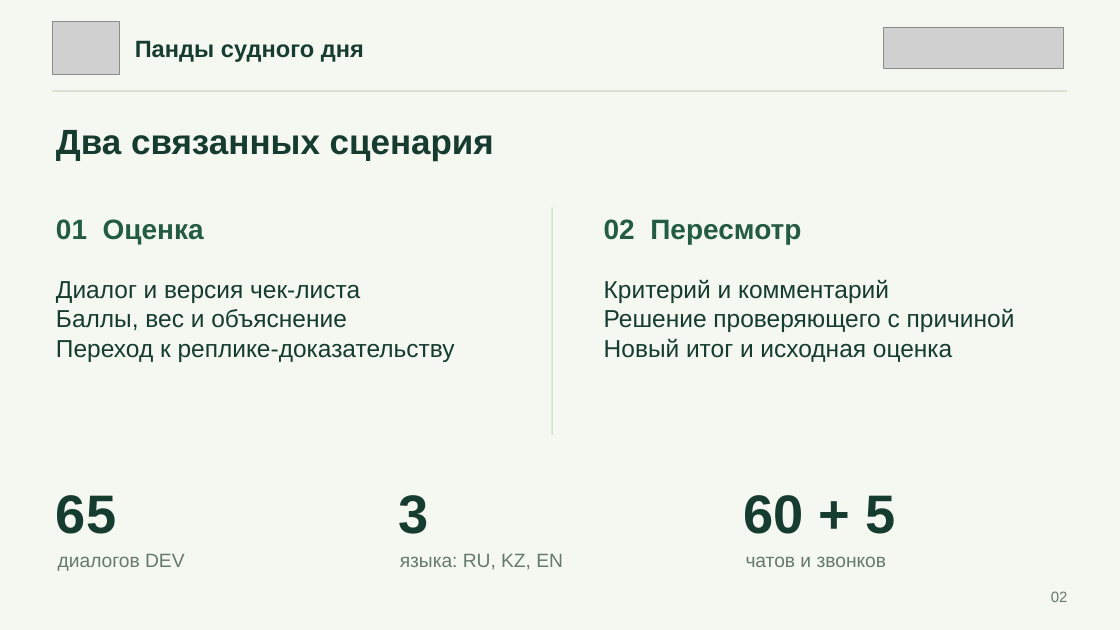
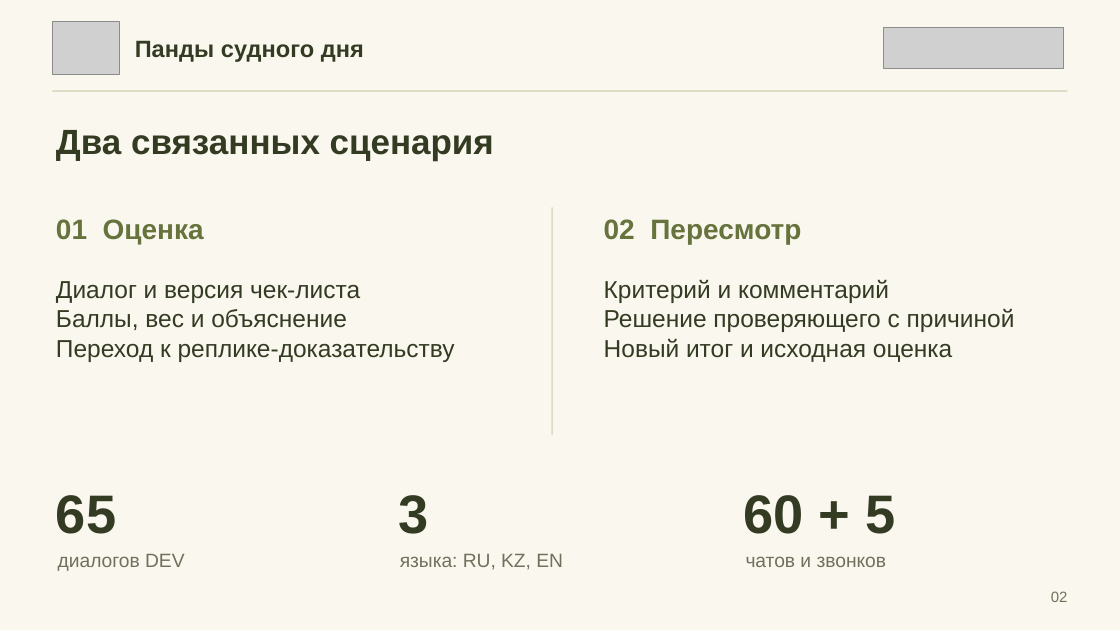
Before and after one commit to Aleks-48/panda-sudnogo-dnya., a slide deck: slide 2 of Анаис/presentation/Pandy_sudnogo_dnya_CQA.pptx. Drawn at 1120x630 pixels with LibreOffice and Linux fonts; fonts in the diff are those of the drawing; grey boxes stand for pictures. Boxes give left, top, right and bottom in pixels: in the first picture for what was removed or moved away, otherwise in the second. Text is boxed around its words. In the diff, an @@ line names an element or a change of style, - is before the commit and + after.

```diff
--- a/Анаис/presentation/Pandy_sudnogo_dnya_CQA.pptx
+++ b/Анаис/presentation/Pandy_sudnogo_dnya_CQA.pptx
@@ background #F5F7F1 to #FAF7EE @@
@@ text "01 Оценка" at bbox=[56, 219, 204, 244]: text colour #235C43 to #66733D @@
@@ text "02 Пересмотр" at bbox=[604, 219, 801, 244]: text colour #235C43 to #66733D @@
@@ text colour #163C30 to #343B23 in 7 elements at bbox=[135, 40, 364, 62], bbox=[56, 130, 494, 161], bbox=[56, 281, 455, 362], bbox=[604, 279, 1015, 362], bbox=[56, 495, 116, 534], bbox=[398, 495, 428, 534], bbox=[744, 495, 896, 534] @@
@@ text colour #657A6B to #6F715C in 4 elements at bbox=[1051, 591, 1068, 602], bbox=[58, 554, 184, 571], bbox=[400, 554, 563, 570], bbox=[746, 556, 887, 567] @@
```
Also in this commit, not shown: 7 other slides changed.
